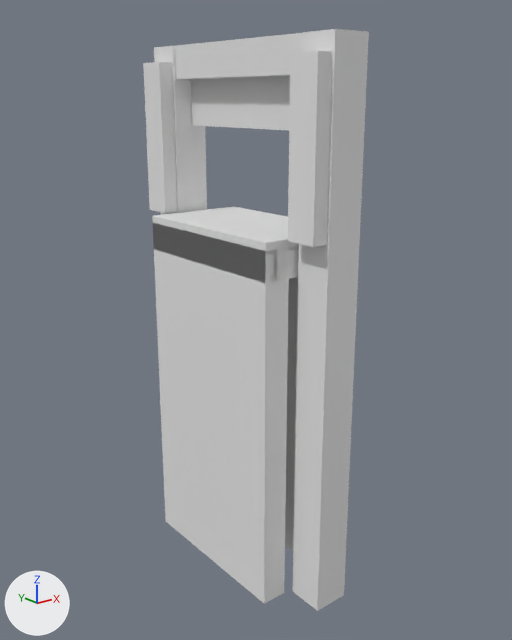
Two versions of the glTF model models/hoornaar/hoornaar-brug-7b178936/hoornaar-brug-7b178936.glb, one commit apart.
One viewpoint serves both versions: a camera (50 mm lens) standing at (-12.16, -15.58, 3.63) and looking at (0.18, -0.16, -2.53). Lighting does not change. The marker at lower left points along +X, +Y and +Z. The older version comes first.

In view in the first picture: 'building:contragewicht', 'building:hamei', 'building:hamei 2', 'building:hangstang', 'building:hangstang 2', 'building:portaal', 'road:dek', 'road:inrit', 'road:landhoofd (aangenomen)', 'road:landhoofd (aangenomen) 2'.
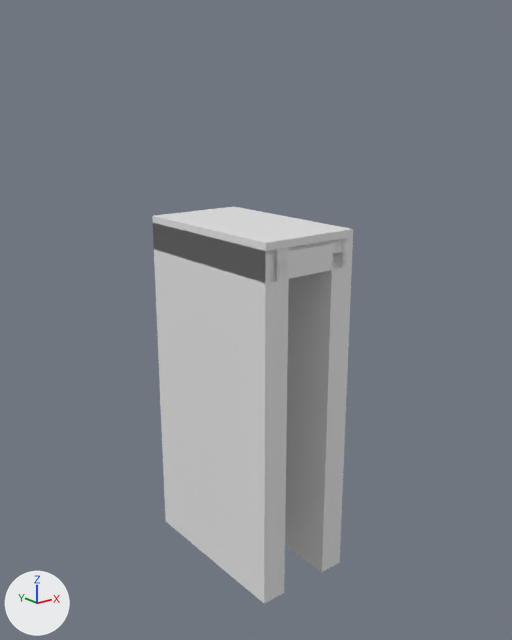
Location of each change, [x1, y1, x2, y2] in pixels of the pictures (512 x 640 px):
'building:hamei 2', deleted
    before: [292, 29, 369, 611]
'building:hangstang 2', deleted
    before: [288, 51, 332, 247]
'building:contragewicht', deleted
    before: [191, 76, 290, 130]
'building:portaal', deleted
    before: [175, 33, 303, 79]
'building:hangstang', deleted
    before: [143, 62, 177, 213]
'building:hamei', deleted
    before: [154, 46, 207, 215]
'road:landhoofd (aangenomen) 2', unchanged, uncovered by the edit
    before: [285, 277, 298, 551]
    after: [285, 237, 353, 572]

The change in detail:
Object 'building:hamei' (ob_building_hamei) is deleted.
Object 'building:hamei 2' (ob_building_hamei_2) is deleted.
Object 'building:portaal' (ob_building_portaal) is deleted.
Object 'building:hangstang' (ob_building_hangstang) is deleted.
Object 'building:hangstang 2' (ob_building_hangstang_2) is deleted.
Object 'building:contragewicht' (ob_building_contragewicht) is deleted.
